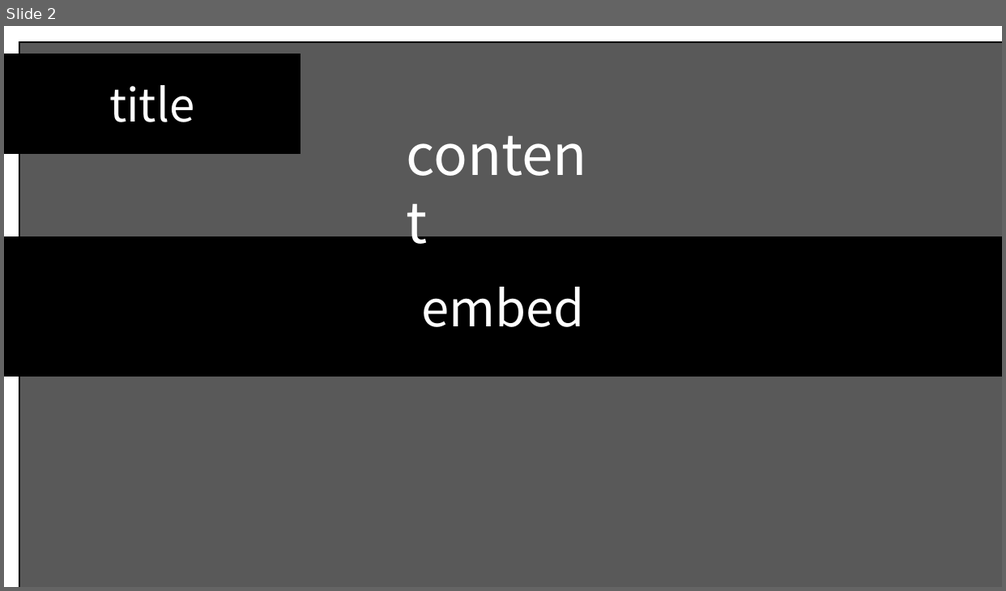
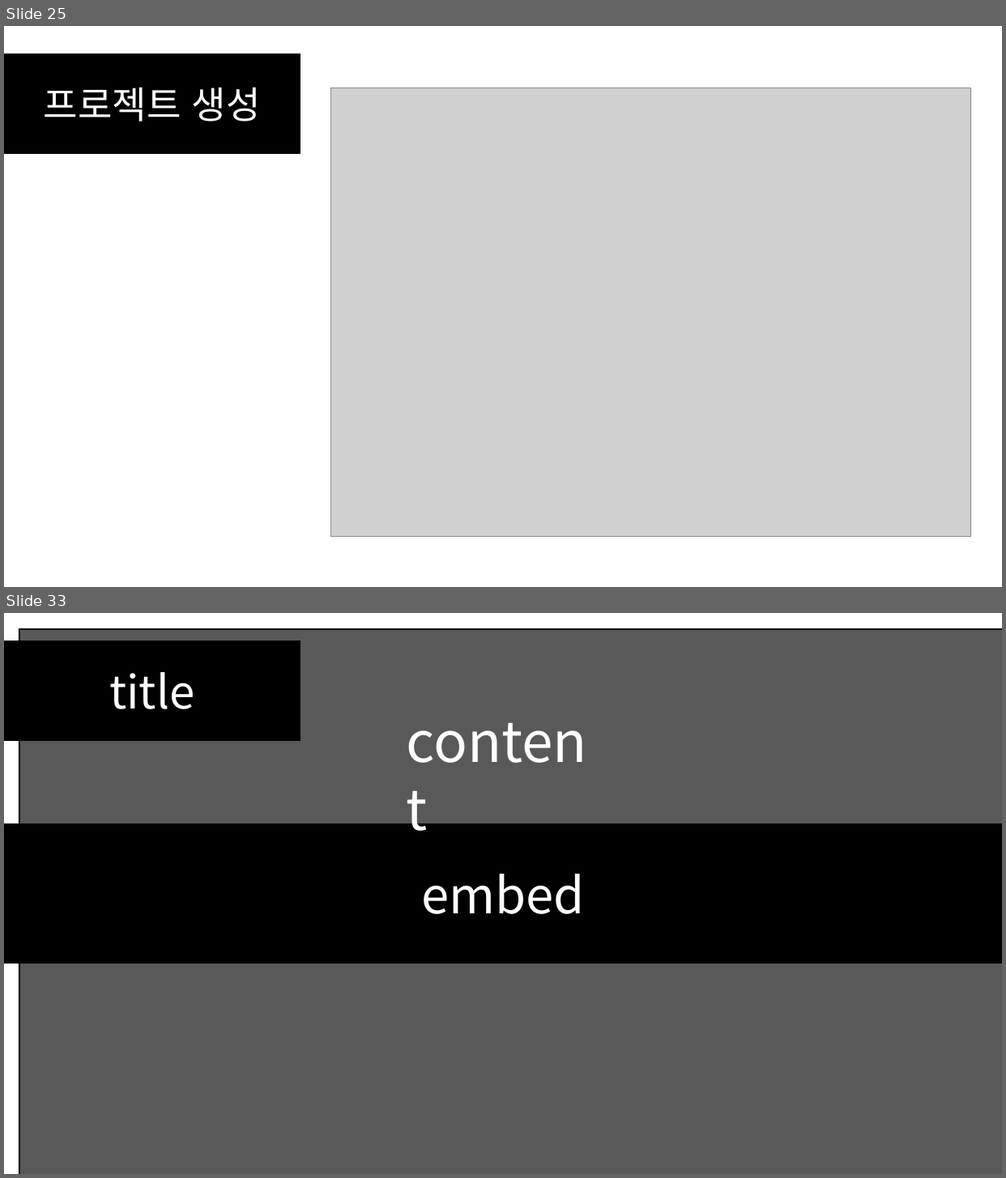
Before and after one commit to SEH00N/SDLU, a slide deck: ServerLecture/PT/5강 비동기 소켓 프로그래밍.pptx. Shown one above the other, each under a label of ours: slide 2 before the commit, slides 25 and 33 after it; the slides between them are not shown. The pictures are 1006x591 and 1006x1178 pixels, drawn with LibreOffice and Linux fonts; fonts in the diff are those of the drawing; grey boxes stand for pictures. Boxes give left, top, right and bottom in pixels: in the first picture for what was removed or moved away, otherwise in the second. Text is boxed around its words. In the diff, an @@ line names an element or a change of style, - is before the commit and + after.

```diff
--- a/ServerLecture/PT/5강 비동기 소켓 프로그래밍.pptx
+++ b/ServerLecture/PT/5강 비동기 소켓 프로그래밍.pptx
@@ slide 25 added at (x1=4, y1=26, x2=1002, y2=587), background #FFFFFF @@
@@ rectangle added at (x1=4, y1=54, x2=300, y2=154), fill #000000, outline #000000 1 pt, 36 pt, text #FFFFFF @@
+프로젝트 생성
@@ picture added at (x1=330, y1=88, x2=970, y2=536) @@
@@ what was slide 2 is now slide 33 @@
```
Also in this commit, not shown: 30 other slides added, 20 other files.
